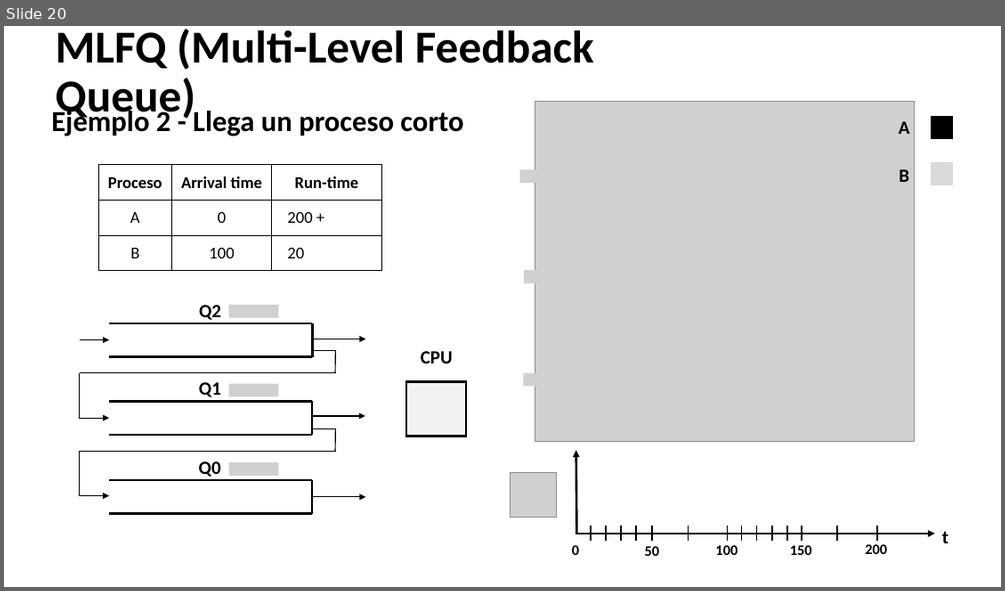
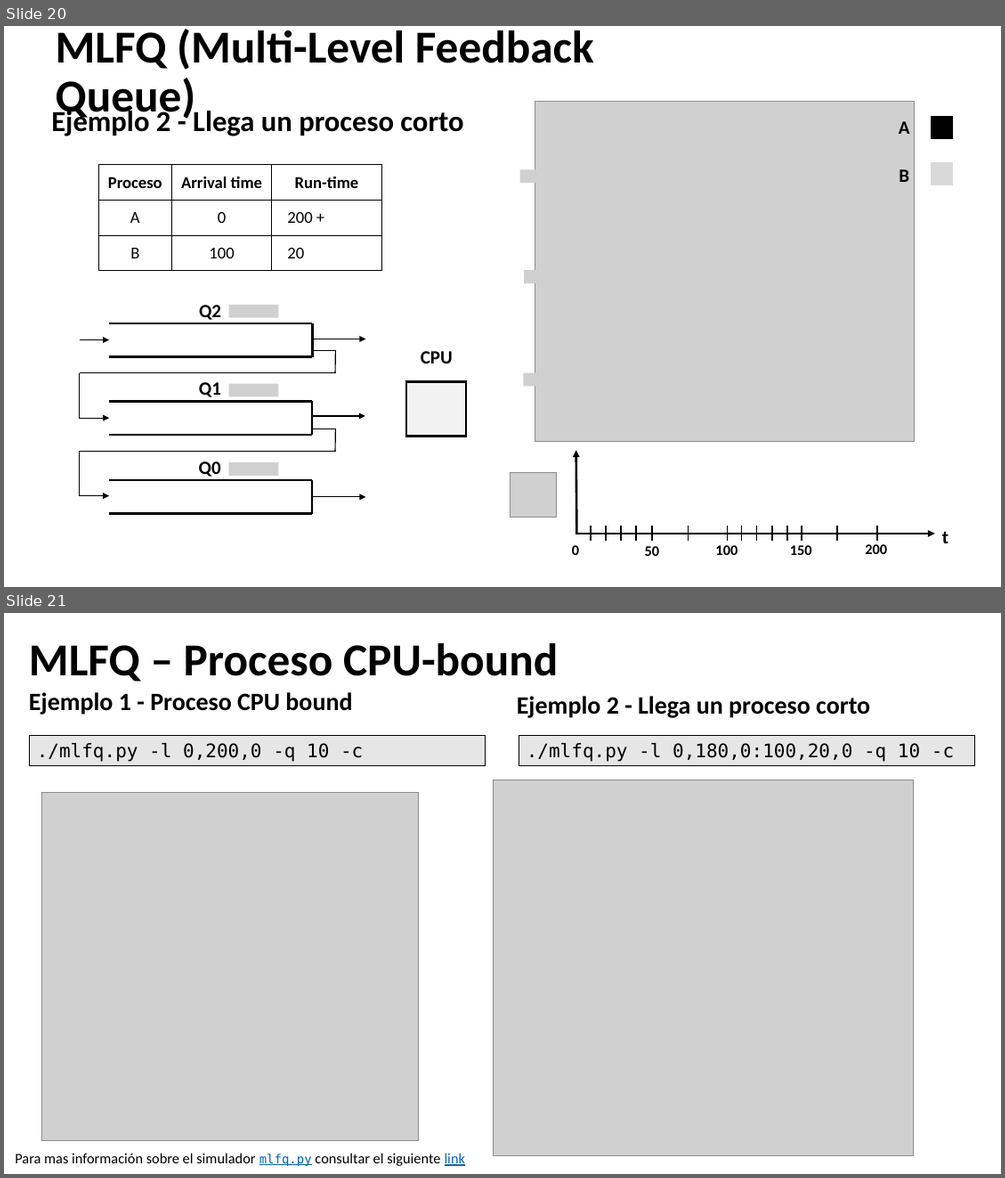
Before and after one commit to udea-so/apuntes_2026-2_SO-virtual, a slide deck: clase_06/SO_apuntes_clase6.pptx. Shown one above the other, each under a label of ours: slide 20 before the commit, slides 20 and 21 after it. The pictures are 1005x591 and 1005x1178 pixels, drawn with LibreOffice and Linux fonts; fonts in the diff are those of the drawing; grey boxes stand for pictures. Boxes give left, top, right and bottom in pixels: in the first picture for what was removed or moved away, otherwise in the second. Text is boxed around its words. In the diff, an @@ line names an element or a change of style, - is before the commit and + after.

```diff
--- a/clase_06/SO_apuntes_clase6.pptx
+++ b/clase_06/SO_apuntes_clase6.pptx
@@ slide 21 added at <box>4,613,1001,1174</box>, background #FFFFFF @@
@@ title added at <box>29,643,558,682</box>, 44 pt, text #000000, bold @@
+MLFQ – Proceso CPU-bound
@@ text added at <box>29,692,352,714</box>, 24 pt, text #000000, bold @@
+Ejemplo 1 - Proceso CPU bound
@@ text added at <box>517,696,870,718</box>, 24 pt, text #000000, bold @@
+Ejemplo 2 - Llega un proceso corto
@@ rectangle added at <box>30,736,485,765</box>, fill #E7E6E6, outline #000000 0.75 pt, 18 pt, text #000000 @@
+./mlfq.py -l 0,200,0 -q 10 -c
@@ rectangle added at <box>519,736,975,765</box>, fill #E7E6E6, outline #000000 0.75 pt, 18 pt, text #000000 @@
+./mlfq.py -l 0,180,0:100,20,0 -q 10 -c
@@ picture added at <box>41,793,418,1141</box> @@
@@ picture added at <box>493,779,914,1155</box> @@
@@ text added at <box>15,1152,465,1166</box>, 14 pt, text #000000 @@
+Para mas información sobre el simulador mlfq.py consultar el siguiente link
```
Also in this commit, not shown: 1 other slide added, 3 other files.
